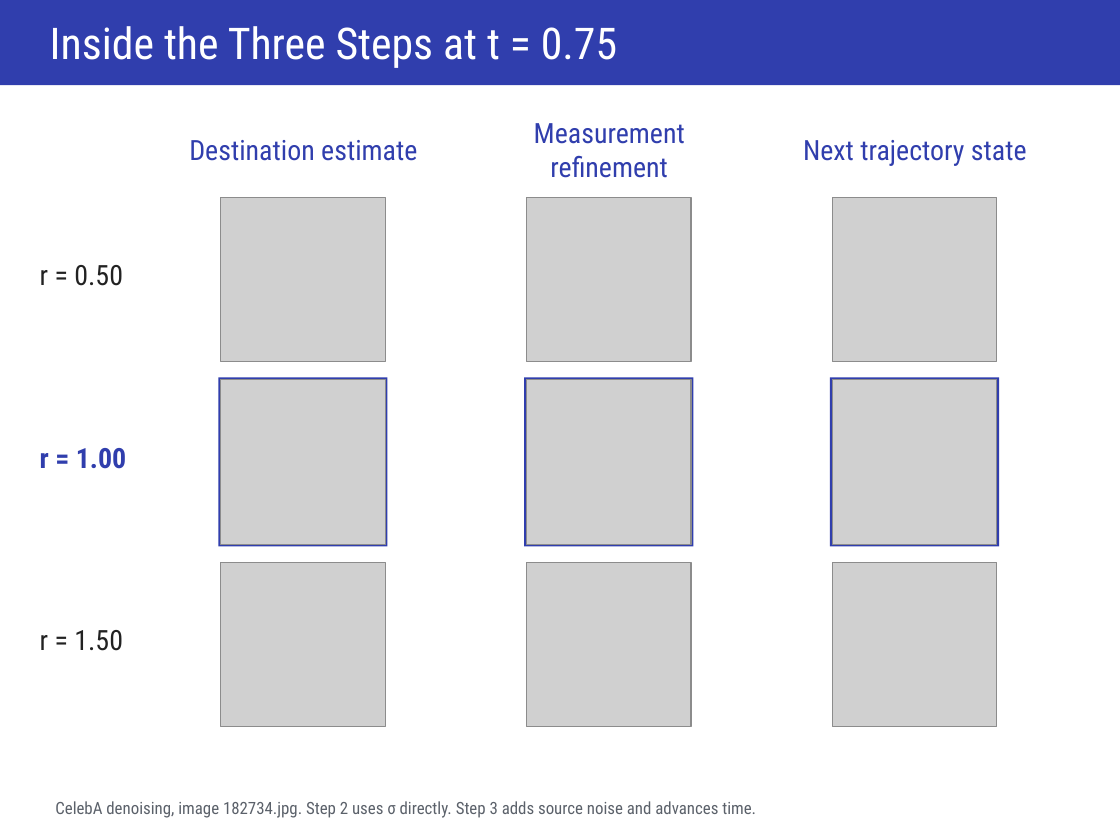
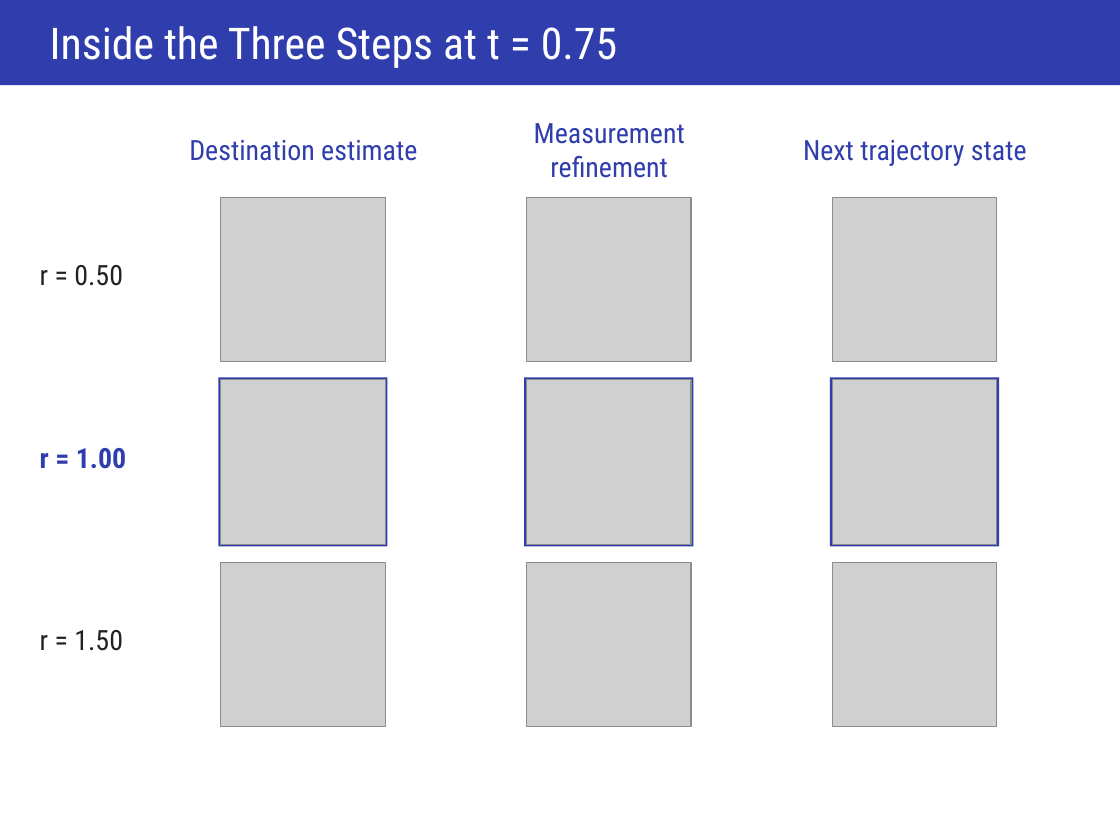
Before and after one commit to ItayShorian07/Diffusion--flower-project, a slide deck: slide 17 of artifacts/presentation/FLOWER- Presentation.pptx. Drawn at 1120x840 pixels with LibreOffice and Linux fonts; fonts in the diff are those of the drawing; grey boxes stand for pictures. Boxes give left, top, right and bottom in pixels: in the first picture for what was removed or moved away, otherwise in the second. Text is boxed around its words. In the diff, an @@ line names an element or a change of style, - is before the commit and + after.

```diff
--- a/artifacts/presentation/FLOWER- Presentation.pptx
+++ b/artifacts/presentation/FLOWER- Presentation.pptx
@@ text removed at (55, 801, 756, 818) @@
-CelebA denoising, image 182734.jpg. Step 2 uses σ directly. Step 3 adds source noise and advances time.
```
Also in this commit, not shown: 15 other slides changed, 1 other file.
